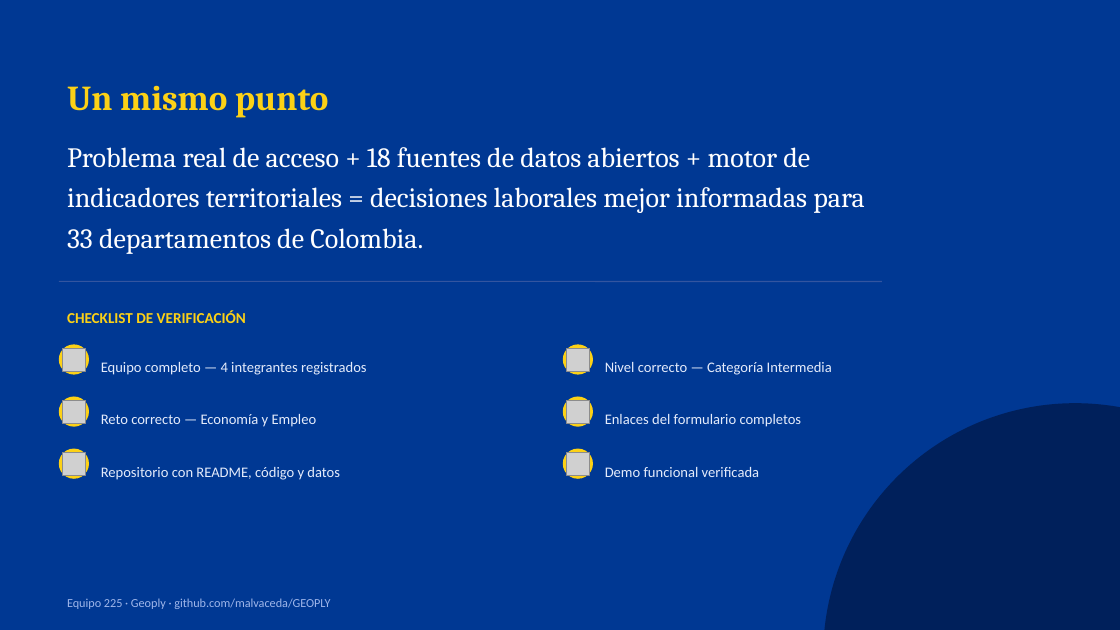
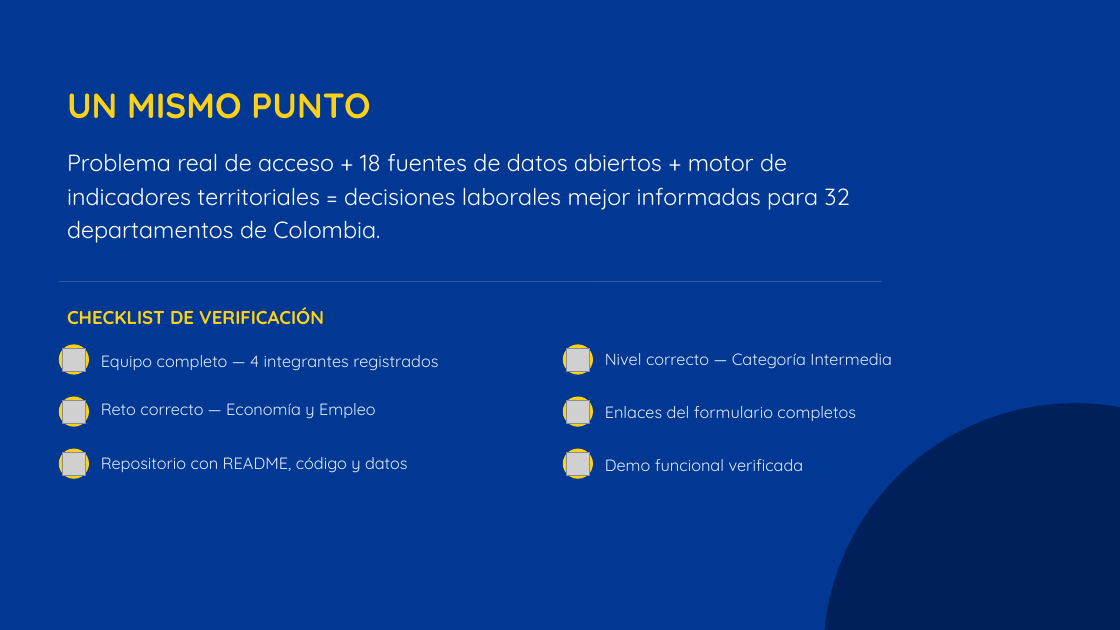
Before and after one commit to malvaceda/GEOPLY, a slide deck: slide 8 of GeoPly_Sustentacion.pptx. Drawn at 1120x630 pixels with LibreOffice and Linux fonts; fonts in the diff are those of the drawing; grey boxes stand for pictures. Boxes give left, top, right and bottom in pixels: in the first picture for what was removed or moved away, otherwise in the second. Text is boxed around its words. In the diff, an @@ line names an element or a change of style, - is before the commit and + after.

Commit message:
Presentación GeoPly.

```diff
--- a/GeoPly_Sustentacion.pptx
+++ b/GeoPly_Sustentacion.pptx
@@ text at <box>67,93,370,119</box>: text changed; font Cambria to Quicksand @@
-Un mismo punto
+UN MISMO PUNTO
@@ text at <box>67,153,849,243</box>: text changed; size 24 to 20 pt; font Cambria to Quicksand @@
-Problema real de acceso + 18 fuentes de datos abiertos + motor de indicadores territoriales = decisiones laborales mejor informadas para 33 departamentos de Colombia.
+Problema real de acceso + 18 fuentes de datos abiertos + motor de indicadores territoriales = decisiones laborales mejor informadas para 32 departamentos de Colombia.
@@ text "CHECKLIST DE VERIFICACIÓN" at <box>67,307,324,325</box>: size 13 to 16 pt, font Calibri to Quicksand @@
@@ size 12.5 to 14 pt, font Calibri to Quicksand in 6 elements at <box>605,459,804,471</box>, <box>101,355,438,371</box>, <box>605,353,892,369</box>, <box>605,406,855,421</box>, <box>101,457,408,473</box>, <box>101,403,375,419</box> @@
@@ text "Reto correcto — Economía y ...": place and size @@
-text "Reto correcto — Economía y ..." at <box>101,414,317,427</box>
+text "Reto correcto — Economía y ..." at <box>101,403,375,419</box>
@@ 4 texts: place and size @@
-4 texts at <box>101,362,832,480</box>
+4 texts at <box>101,353,892,473</box>
@@ text removed at <box>67,598,330,609</box> @@
-Equipo 225 · Geoply · github.com/malvaceda/GEOPLY
```
Also in this commit, not shown: 7 other slides changed.
